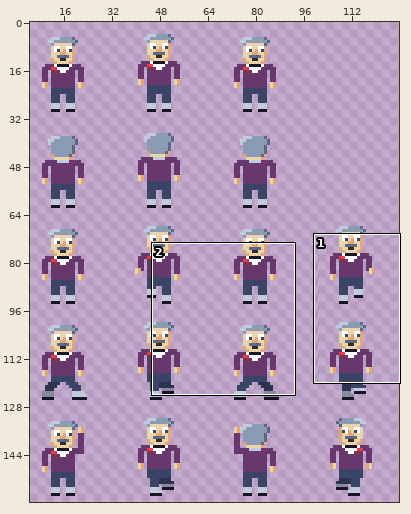
Two states of a pixel-art file, assets/textures/characters/lavatanssija_32.aseprite. The picture above shows the old version from afar; the outline marks the close-up.
Close-up. First the earlier version:
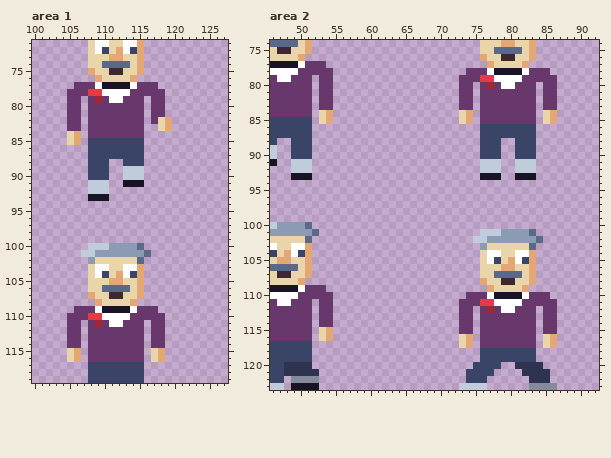
128x160 pixels, 1 frame. Shown: area 1: x 100..127, y 71..119; area 2: x 46..92, y 74..123. The wide view leaves out empty margins. The commit also changed other parts of the picture, which this record leaves out.
After the commit:
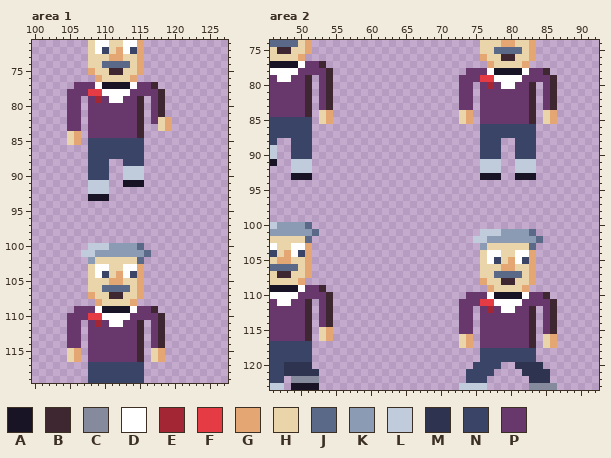
Palette (. is transparent): A #181425  B #3e2731  C #858b9c  D #ffffff  E #a22633  F #e43b44  G #e4a672  H #ead4aa  J #5a6988  K #8b9bb4  L #c0cbdc  M #2e334f  N #3a4466  P #68386c
Diff:
Area 1:
y 77: x 117 P -> B
y 78: x 118 P -> B
y 79..81: x 115 P -> B; x 118 P -> B
y 82..84: x 115 P -> B
y 109: x 117 P -> B
y 110: x 118 P -> B
y 111..114: x 115 P -> B; x 118 P -> B
y 115..116: x 115 P -> B
Area 2:
y 77: x 53 P -> B
y 78: x 54 P -> B; x 85 P -> B
y 79: x 51 P -> B; x 54 P -> B; x 86 P -> B
y 80..83: x 51 P -> B; x 54 P -> B; x 83 P -> B; x 86 P -> B
y 84: x 51 P -> B; x 83 P -> B
y 85: x 83 P -> B
y 109: x 53 P -> B
y 110: x 54 P -> B; x 85 P -> B
y 111: x 51 P -> B; x 54 P -> B; x 86 P -> B
y 112..114: x 51 P -> B; x 54 P -> B; x 83 P -> B; x 86 P -> B
y 115: x 51 P -> B; x 83 P -> B; x 86 P -> B
y 116: x 51 P -> B; x 83 P -> B
y 117: x 83 P -> B
